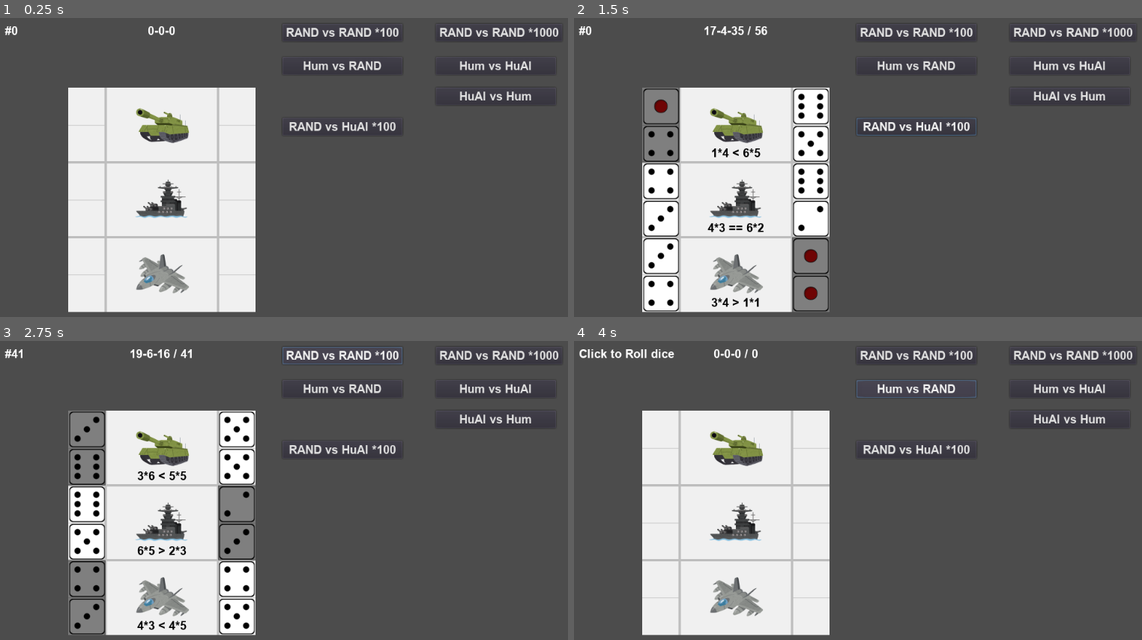
Above: before the commit, frames 1-4 (two rows, left to right).
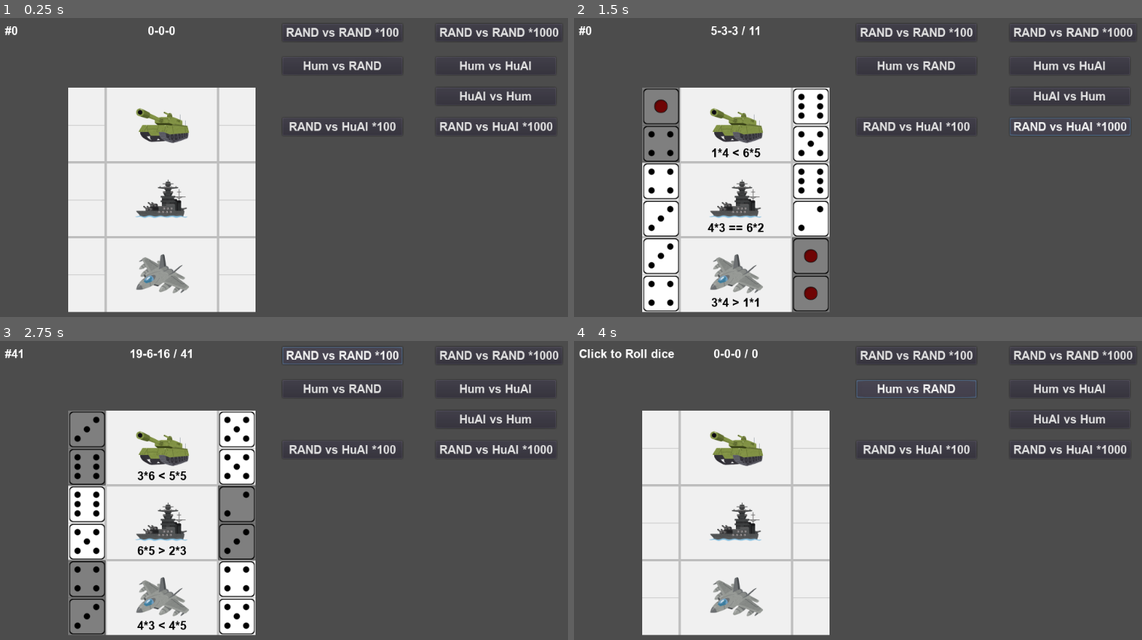
Above: after the commit, the same moments.

Repository: vivisuke/ANAF
Game: Godot game, scene res://MainScene.tscn
Two runs of this game, one before a commit and one after it. Both use one fixed random seed, a clock stepped at 60 frames per second and the inputs below.
Inputs (mouse positions are in pixels of both pictures, inside the frame that each line leads up to):
- Up to frame 1 (0.25 s): no input
- Up to frame 2 (1.5 s): click "RAND vs HuAI *100" at 0.5 s; click (1068, 125) at 1.25 s, where only the run after the commit has a clickable "RAND vs HuAI *1000"
- Up to frame 3 (2.75 s): click "RAND vs RAND *100" at 2 s
- Up to frame 4 (4 s): click "RAND vs RAND *1000" at 2.75 s; click "Hum vs RAND" at 3.5 s

The runs differ from the first frame. In frame 1, 0.3% of the frame differs, in the area x 77-98%, y 34-38%; in frame 2, 0.8%, in the area x 22-99%, y 2-40%; in frame 3, 0.3%; in frame 4, 0.3%.

Commit message:
0011 ◎ C 10/31 11/01 0.001│ToDo│ランダム vs ヒューリスティックAI x 1000 ボタン

Diff:
--- a/ANAF/MainScene.gd
+++ b/ANAF/MainScene.gd
@@ -526,7 +526,15 @@
 	last_mode = MODE_RAND_HAI
 	clear_dice()
 	left_turn = true
-	pass # Replace with function body.
+	pass
+func _on_RxHuAIx1000_Button_pressed():
+	nEpisodeRest = 1000
+	clear_stats()
+	mode = MODE_RAND_HAI
+	last_mode = MODE_RAND_HAI
+	clear_dice()
+	left_turn = true
+	pass
 
 func _on_HumxR_Button_pressed():		# 人間 vs ランダム
 	if mode == MODE_HUMAN_RAND: return
--- a/ANAF/MainScene.tscn
+++ b/ANAF/MainScene.tscn
@@ -262,9 +262,21 @@
 "_edit_use_anchors_": false
 }
 
+[node name="RxHuAIx1000_Button" type="Button" parent="."]
+margin_left = 756.336
+margin_top = 179.57
+margin_right = 962.336
+margin_bottom = 209.57
+custom_fonts/font = SubResource( 4 )
+text = "RAND vs HuAI *1000"
+__meta__ = {
+"_edit_use_anchors_": false
+}
+
 [connection signal="pressed" from="RxRx100_Button" to="." method="_on_RxRx100_Button_pressed"]
 [connection signal="pressed" from="RxRx1000_Button" to="." method="_on_RxRx1000_Button_pressed"]
 [connection signal="pressed" from="HumxR_Button" to="." method="_on_HumxR_Button_pressed"]
 [connection signal="pressed" from="HumxHuAI_Button" to="." method="_on_HumxHuAI_Button_pressed"]
 [connection signal="pressed" from="HuAIxHum_Button" to="." method="_on_HuAIxHum_Button_pressed"]
 [connection signal="pressed" from="RxHuAIx100_Button" to="." method="_on_RxHuAIx100_Button_pressed"]
+[connection signal="pressed" from="RxHuAIx1000_Button" to="." method="_on_RxHuAIx1000_Button_pressed"]
Not shown, changed: ANAF.spr
